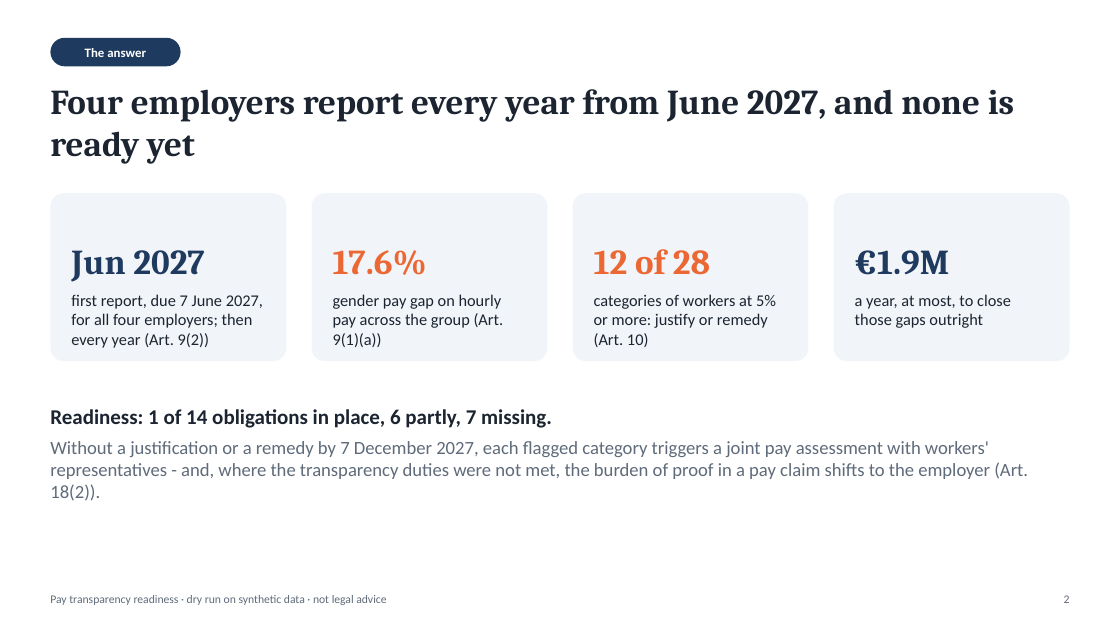
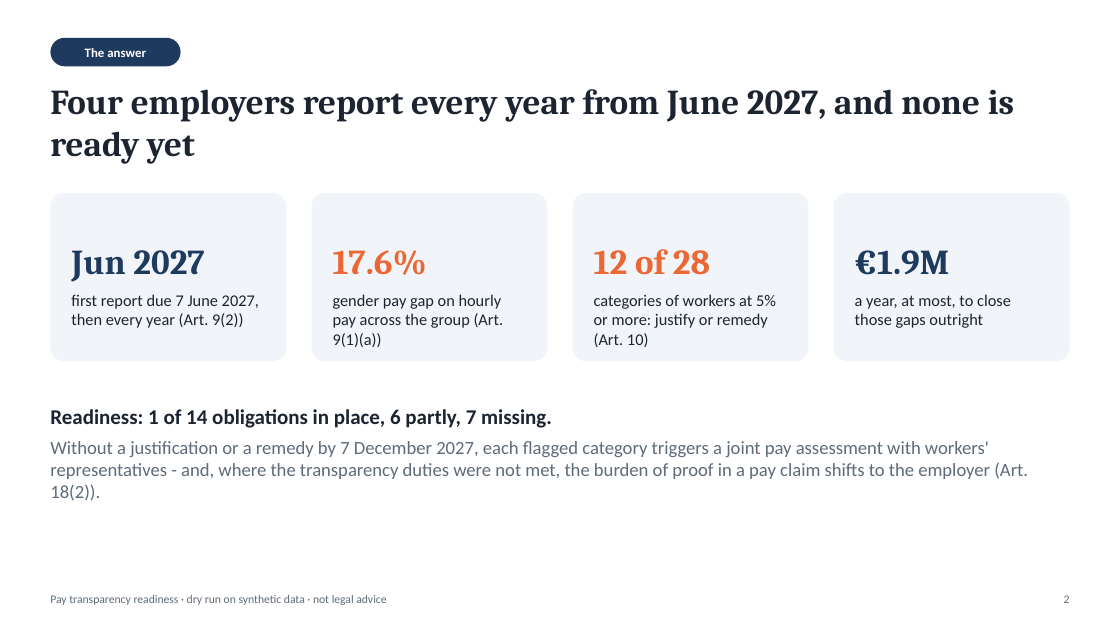
Before and after one commit to D0M3N1C0X/pay-transparency-readiness-kit, a slide deck: slide 2 of deliverables/board_briefing.pptx. Drawn at 1120x630 pixels with LibreOffice and Linux fonts; fonts in the diff are those of the drawing. Boxes give left, top, right and bottom in pixels: in the first picture for what was removed or moved away, otherwise in the second. Text is boxed around its words. In the diff, an @@ line names an element or a change of style, - is before the commit and + after.

```diff
--- a/deliverables/board_briefing.pptx
+++ b/deliverables/board_briefing.pptx
@@ text at (71,294,259,328): text changed @@
-first report, due 7 June 2027, for all four employers; then every year (Art. 9(2))
+first report due 7 June 2027, then every year (Art. 9(2))
```
Also in this commit, not shown: 1 other slide changed, 1 other file.
